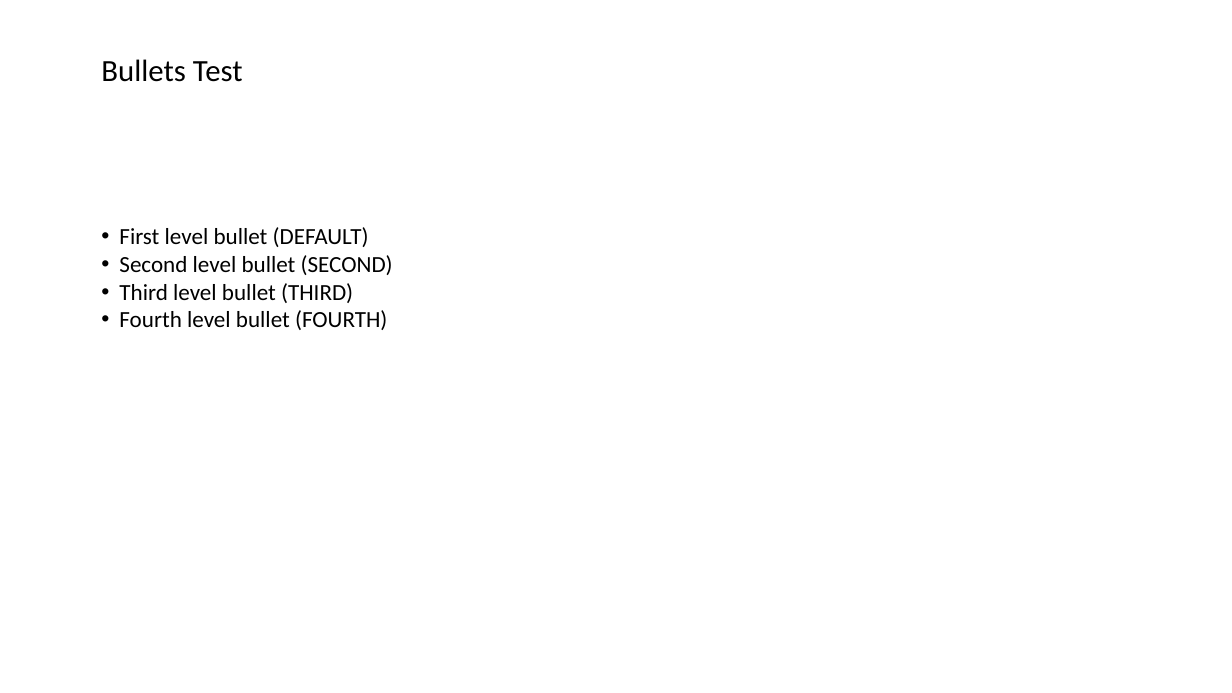
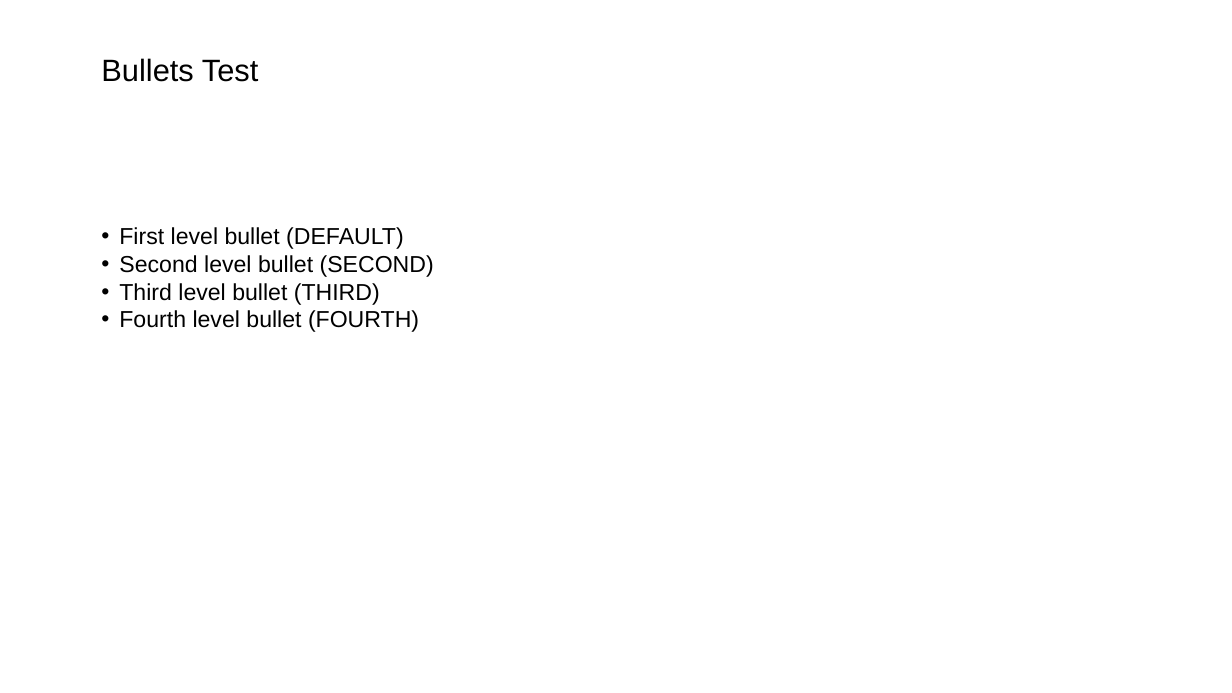
Before and after one commit to sharmizan89/PptxGenJSMBAR2.0, a slide deck: slide 5 of node-test-output.pptx. Drawn at 1232x693 pixels with LibreOffice and Linux fonts; fonts in the diff are those of the drawing. Boxes give left, top, right and bottom in pixels: in the first picture for what was removed or moved away, otherwise in the second. Text is boxed around its words. In the diff, an @@ line names an element or a change of style, - is before the commit and + after.

Commit message:
v.1.0.2: Default font Arial, custom slide guides
- Changed default fonts from Calibri to Arial (theme and charts)
- Added custom slide guides for consistent layouts
- Updated text styles in slide master

```diff
--- a/node-test-output.pptx
+++ b/node-test-output.pptx
@@ text "Bullets Test" at bbox=[101, 58, 258, 82]: font Calibri to Arial @@
@@ text "First level bullet (DEFAULT)" at bbox=[119, 227, 434, 332]: font Calibri to Arial @@
```
Also in this commit, not shown: 4 other slides changed, 12 other files.
